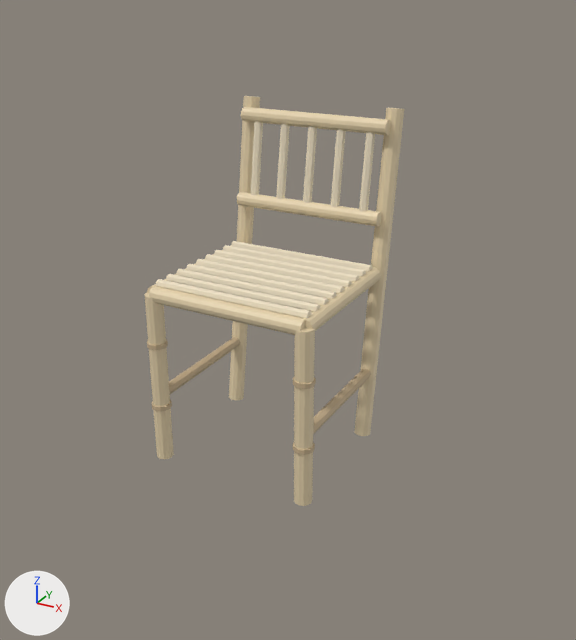
Two versions of the glTF model silla.glb, one commit apart.
Before and after are seen from a 50 mm lens placed at (0.929, -1.584, 1.161), pointed at (0.099, -0.075, 0.406). Every picture has the same lights, and +X, +Y and +Z are marked at lower left. The first picture is the older version. Where no turn or scale is listed for an object, it has been applied to the vertices. Vertices at exactly the same position are counted once.

Objects in the first picture: 'geometry_0'.
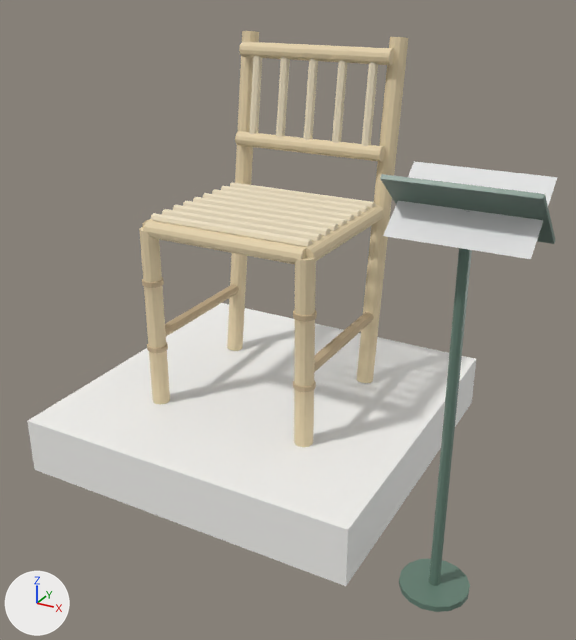
Boxes [x1, y1, x2, y2] around the edits, measured in the pictures (576 x 640 px; the box of a moved part takes in the faces that stretch with it):
'tarima', added
    after: [27, 303, 476, 586]
'geometry_0', reshaped
    before: [144, 96, 404, 506]
    after: [139, 31, 409, 447]
'fibra', added (beige)
    after: [151, 55, 378, 247]
'metal', added
    after: [380, 174, 555, 612]
'cartela', added
    after: [383, 161, 557, 259]
'oscuro', added
    after: [142, 277, 374, 392]
part 1 of me_geometry_0, moved or reshaped
    before: [144, 245, 381, 506]
    after: [139, 204, 384, 447]
part 2 of me_geometry_0, moved or reshaped
    before: [229, 96, 260, 400]
    after: [227, 31, 259, 351]
part 3 of me_geometry_0, moved or reshaped
    before: [354, 108, 404, 436]
    after: [356, 37, 409, 383]
part 4 of me_geometry_0, moved or reshaped
    before: [241, 107, 391, 135]
    after: [235, 131, 385, 162]
part 5 of me_geometry_0, moved or reshaped
    before: [237, 192, 382, 226]
    after: [239, 41, 394, 65]
part 6 of me_geometry_0, deleted (beige)
    before: [147, 121, 375, 455]

The change, as a list of edits to the scene's bpy script:
```text
Change me_geometry_0:
    remove me_geometry_0.from_pydata(...)  # 638 vertices, 1184 faces; spans x -0.228..0.228, y -0.213..0.299, z 0.0..0.856
    remove me_geometry_0.materials.append(mat_defaultmaterial)
    add me_geometry_0.from_pydata(...)  # 246 vertices, 480 faces; spans x -0.225..0.225, y -0.21..0.299, z 0.162..1.018
    me_geometry_0 part 1: the loose piece of 142 vertices spanning x -0.225..0.225, y -0.21..0.208, z 0.003..0.473 is moved by (0.0, 0.0, 0.162), in mat_mat_bambu (beige #e5d2ac)
    me_geometry_0 part 2: the loose piece of 26 vertices spanning x -0.225..-0.181, y 0.136..0.299, z 0.0..0.856 is moved by (0.0, 0.0, 0.162), in mat_mat_bambu (beige #e5d2ac)
    me_geometry_0 part 3: the loose piece of 26 vertices spanning x 0.181..0.225, y 0.136..0.299, z 0.0..0.856 is moved by (0.0, 0.0, 0.162), in mat_mat_bambu (beige #e5d2ac)
    me_geometry_0 part 4: the loose piece of 26 vertices spanning x -0.203..0.203, y 0.22..0.257, z 0.794..0.832 is moved by (0.0, -0.031, -0.058), in mat_mat_bambu (beige #e5d2ac)
    me_geometry_0 part 5: the loose piece of 26 vertices spanning x -0.203..0.203, y 0.189..0.226, z 0.574..0.612 is moved by (0.0, 0.031, 0.382), in mat_mat_bambu (beige #e5d2ac)
    me_geometry_0 part 6: 20 loose pieces with 392 vertices, spanning x -0.228..0.228, y -0.213..0.25, z 0.147..0.814, are deleted
    add me_geometry_0.materials.append(mat_mat_bambu)  # beige #e5d2ac
Add me_cartela:
    me_cartela.from_pydata([(0.46, -0.407, 0.76), (0.7, -0.407, 0.76), (0.7, -0.281, 0.859), (0.46, -0.281, 0.859)], [], [(0, 1, 2), (0, 2, 3)])
    me_cartela.materials.append(mat_mat_cartela)  # its picture is missing
Add ob_cartela:
    ob_cartela = bpy.data.objects.new('cartela', me_cartela)
    ob_cartela.location = (0.0, 0.0, 0.0)
Add ob_metal:
    ob_metal = bpy.data.objects.new('metal', me_metal)  # 71 vertices, 128 faces; spans x -0.395..0.708, y -0.412..0.395, z 0.0..0.862; in mat_mat_metal (greyish green #668173)
    ob_metal.location = (0.0, 0.0, 0.0)
Add ob_tarima:
    ob_tarima = bpy.data.objects.new('tarima', me_tarima)  # a box spanning x -0.425..0.425, y -0.425..0.425, z 0.025..0.165; in mat_mat_tarima (white #f9f8f5)
    ob_tarima.location = (0.0, 0.0, 0.0)
Add ob_fibra:
    ob_fibra = bpy.data.objects.new('fibra', me_fibra)  # 252 vertices, 448 faces; spans x -0.203..0.203, y -0.179..0.25, z 0.623..0.976; in mat_mat_fibra (beige #ede0c4)
    ob_fibra.location = (0.0, 0.0, 0.0)
Add ob_oscuro:
    ob_oscuro = bpy.data.objects.new('oscuro', me_oscuro)  # an 8-sided cylinder along y spanning x -0.217..-0.189, y -0.188..0.188, z 0.331..0.359; an 8-sided cylinder along y spanning x 0.189..0.217, y -0.188..0.188, z 0.331..0.359; a 12-sided cylinder along z spanning x -0.228..-0.178, y -0.213..-0.163, z 0.309..0.321; a 12-sided cylinder along z spanning x -0.228..-0.178, y -0.213..-0.163, z 0.479..0.491; a 12-sided cylinder along z spanning x 0.178..0.228, y -0.213..-0.163, z 0.309..0.321; a 12-sided cylinder along z spanning x 0.178..0.228, y -0.213..-0.163, z 0.479..0.491; in mat_mat_oscuro (beige #cab38f)
    ob_oscuro.location = (0.0, 0.0, 0.0)
```
